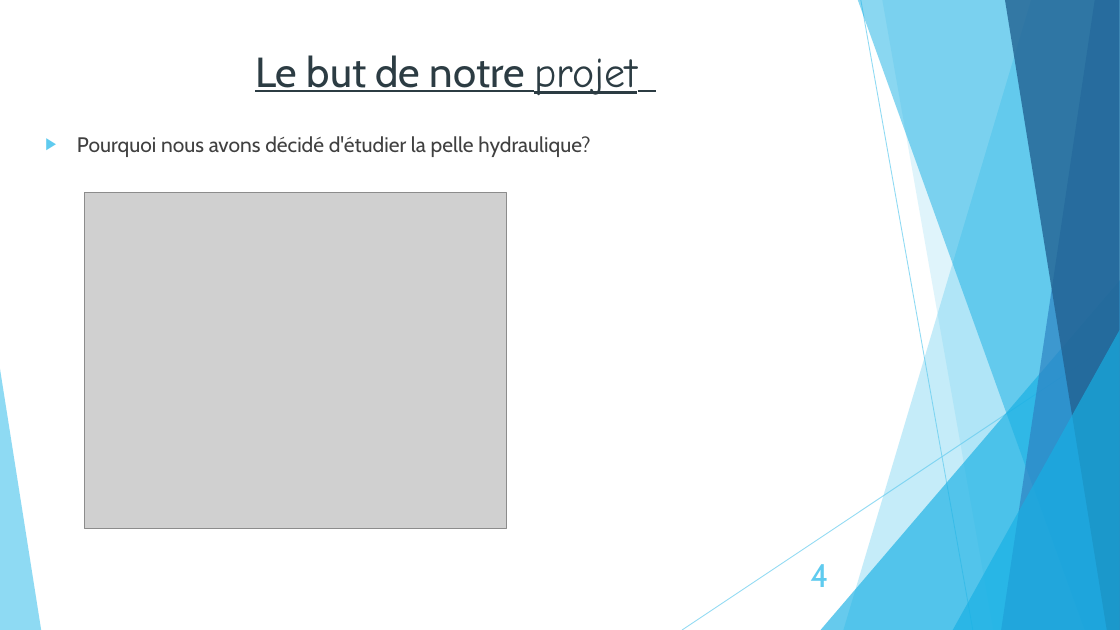
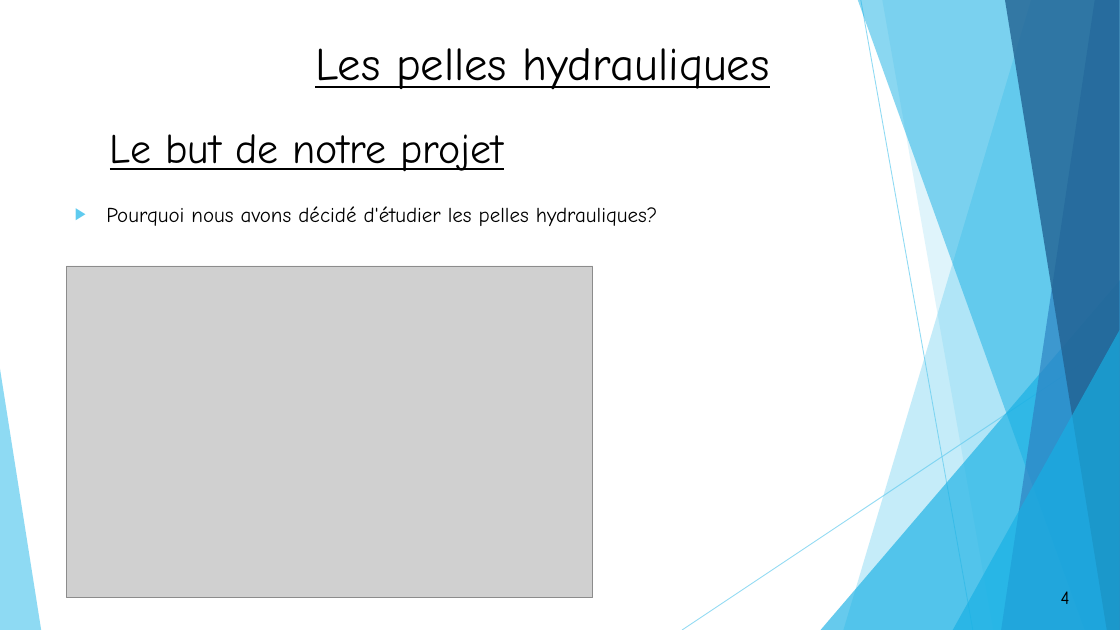
Before and after one commit to OussamaTeyib/PFE_2024, a slide deck: slide 4 of Présentation.pptx. Drawn at 1120x630 pixels with LibreOffice and Linux fonts; fonts in the diff are those of the drawing; grey boxes stand for pictures. Boxes give left, top, right and bottom in pixels: in the first picture for what was removed or moved away, otherwise in the second. Text is boxed around its words. In the diff, an @@ line names an element or a change of style, - is before the commit and + after.

```diff
--- a/Présentation.pptx
+++ b/Présentation.pptx
@@ text added at [315, 48, 770, 90], 40 pt, text #000000, underline @@
+Les pelles hydrauliques
@@ title "Le but de notre projet": place and size @@
-title "Le but de notre projet" at [255, 55, 637, 96]
+title "Le but de notre projet" at [110, 134, 504, 172]
@@ title "Le but de notre projet" at [110, 134, 504, 172]: font Cabin to Comic Neue in "Le but de notre"; text colour #2C3C43 to #000000 @@
@@ text at [106, 206, 658, 226]: text changed; font Cabin to Comic Neue; text colour #404040 to #000000 @@
-▶ Pourquoi nous avons décidé d'étudier la pelle hydraulique?
+▶ Pourquoi nous avons décidé d'étudier les pelles hydrauliques?
@@ picture: place and size @@
-picture at [84, 192, 507, 528]
+picture at [66, 266, 593, 598]
@@ page number: place and size @@
-page number at [810, 564, 828, 587]
+page number at [1032, 581, 1098, 614]
@@ page number at [1032, 581, 1098, 614]: size 28 to 16 pt, font Cabin to Comic Neue, text colour #5FCBEF to #000000; alignment right to centre; fill none to #FFFFFF; outline none to #000000 1.5 pt @@
```
Also in this commit, not shown: 22 other slides changed, 1 slide added, 1 slide removed, 5 other files.
